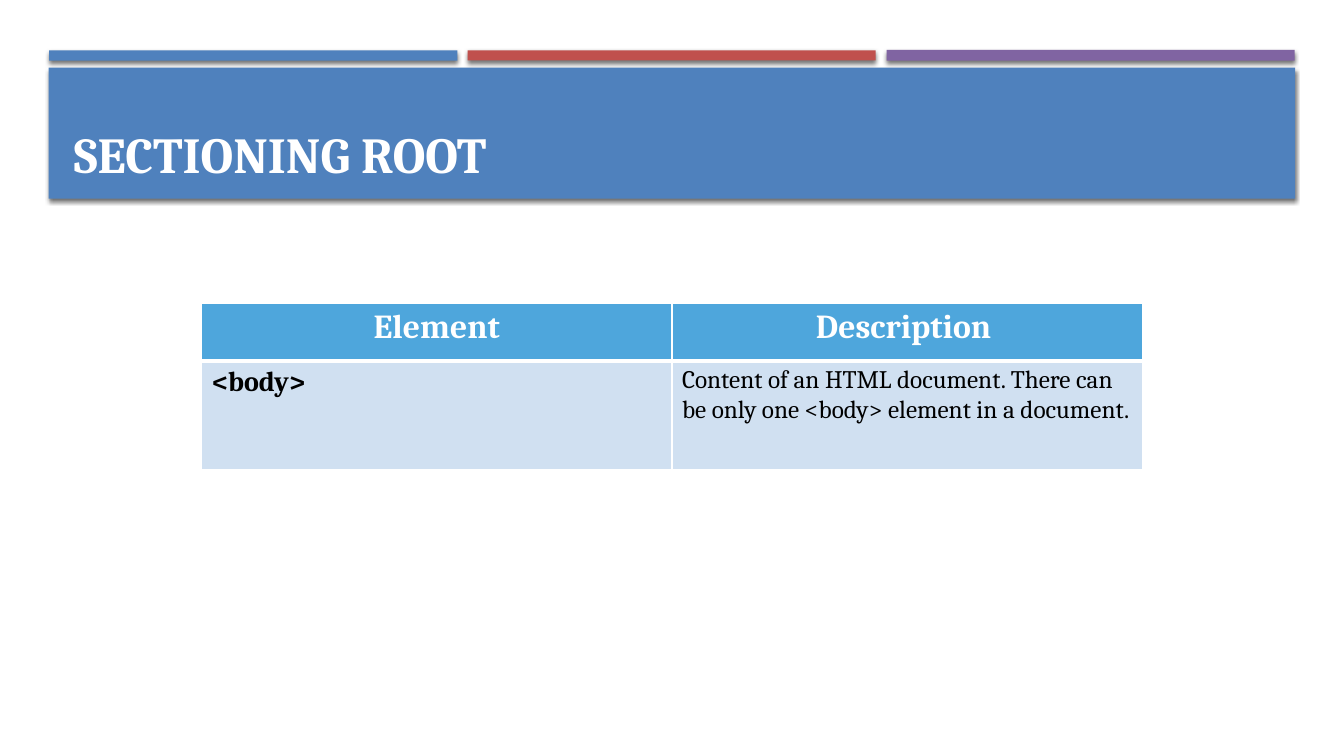
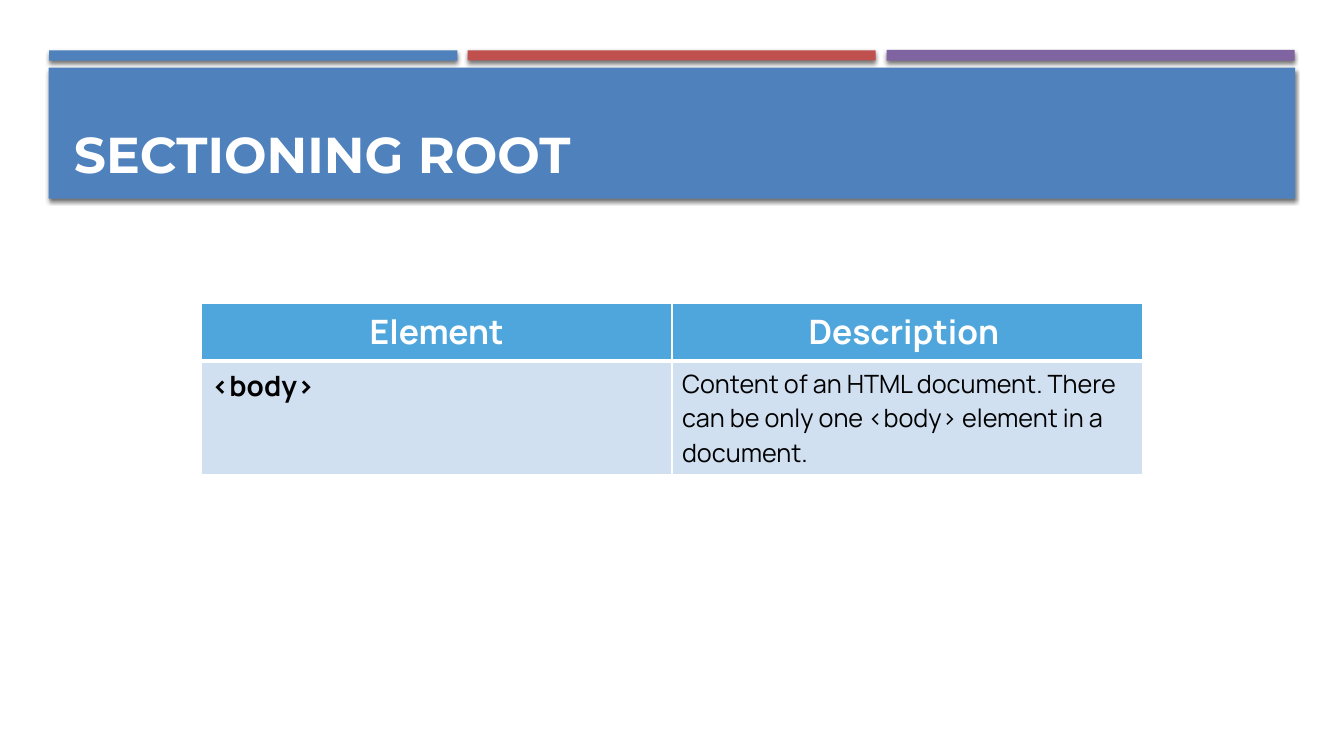
Before and after one commit to sunwaytechclub/2018-WebLaunch, a slide deck: slide 12 of slides.pptx (slide 13 before the commit). Drawn at 1344x756 pixels with LibreOffice and Linux fonts; fonts in the diff are those of the drawing. Boxes give left, top, right and bottom in pixels: in the first picture for what was removed or moved away, otherwise in the second. Text is boxed around its words. In the diff, an @@ line names an element or a change of style, - is before the commit and + after.

```diff
--- a/slides.pptx
+++ b/slides.pptx
@@ text "SECTIONING ROOT" at <box>74,137,571,174</box>: font Cambria to Montserrat @@
@@ table at <box>202,303,1143,470</box> @@
@@ font Cambria to Manrope @@
```
Also in this commit, not shown: 25 other slides changed, 1 slide removed, 1 other file.
